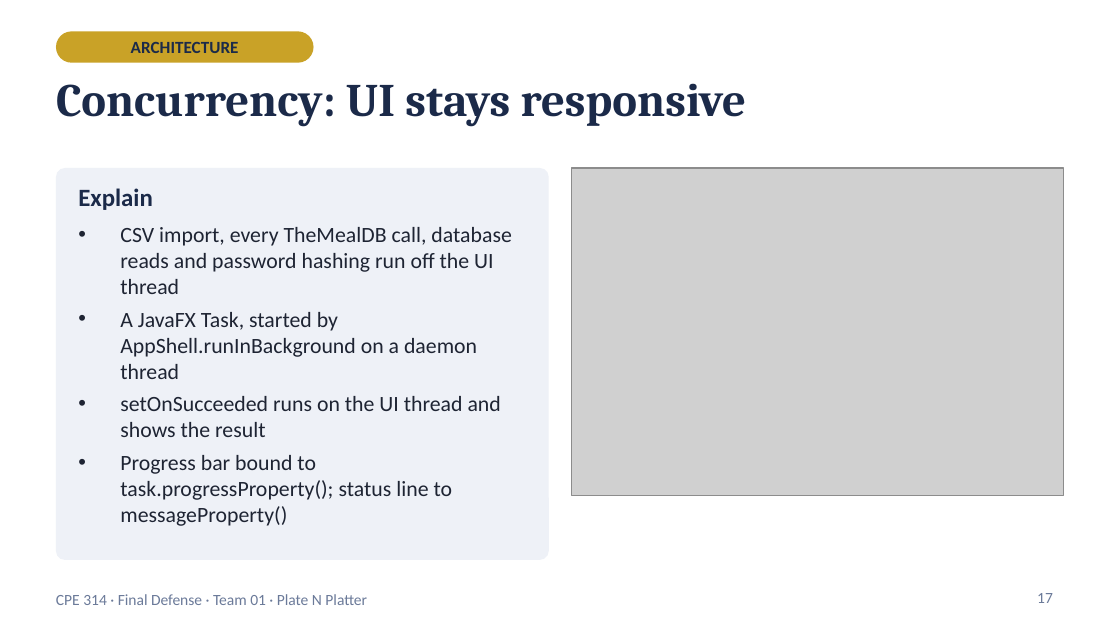
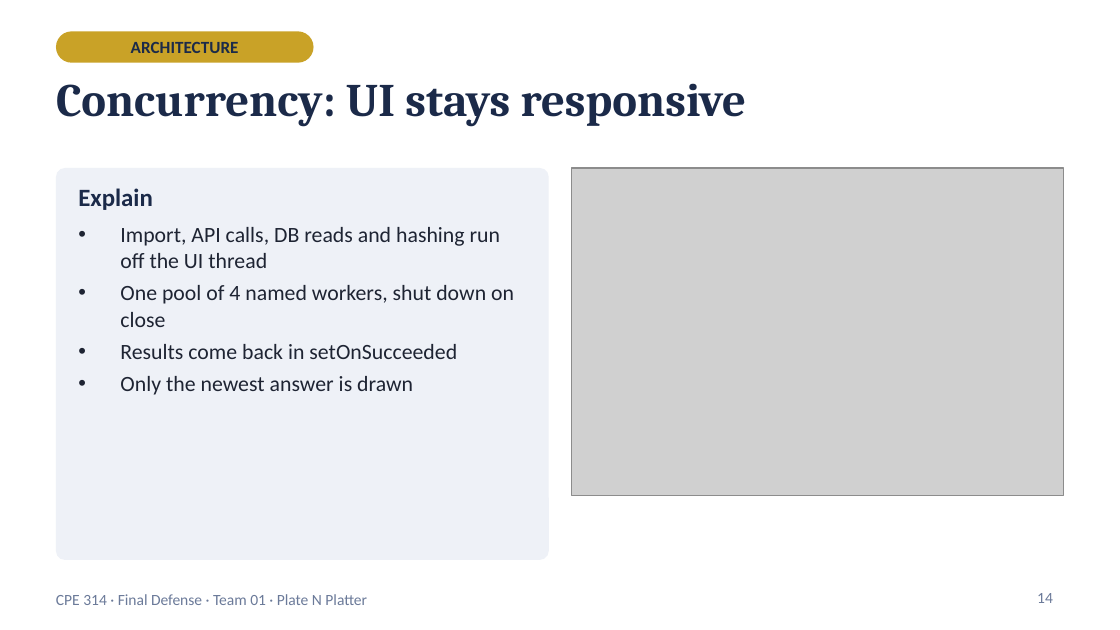
Before and after one commit to Kimonooo/cpe314-69167-capstoneteam-Meal_plannerGroup1, a slide deck: slide 14 of docs/PlateNPlatter_Final_Defense.pptx (slide 17 before the commit). Drawn at 1120x630 pixels with LibreOffice and Linux fonts; fonts in the diff are those of the drawing; grey boxes stand for pictures. Boxes give left, top, right and bottom in pixels: in the first picture for what was removed or moved away, otherwise in the second. Text is boxed around its words. In the diff, an @@ line names an element or a change of style, - is before the commit and + after.

```diff
--- a/docs/PlateNPlatter_Final_Defense.pptx
+++ b/docs/PlateNPlatter_Final_Defense.pptx
@@ text at [120,227,514,395]: text changed @@
-• CSV import, every TheMealDB call, database reads and password hashing run off the UI thread
-• A JavaFX Task, started by AppShell.runInBackground on a daemon thread
-• setOnSucceeded runs on the UI thread and shows the result
-• Progress bar bound to task.progressProperty(); status line to messageProperty()
+• Import, API calls, DB reads and hashing run off the UI thread
+• One pool of 4 named workers, shut down on close
+• Results come back in setOnSucceeded
+• Only the newest answer is drawn
@@ page number at [1037,593,1053,603]: text changed @@
-17
+14
```
Also in this commit, not shown: 17 other slides changed, 3 slides removed, 4 other files.
